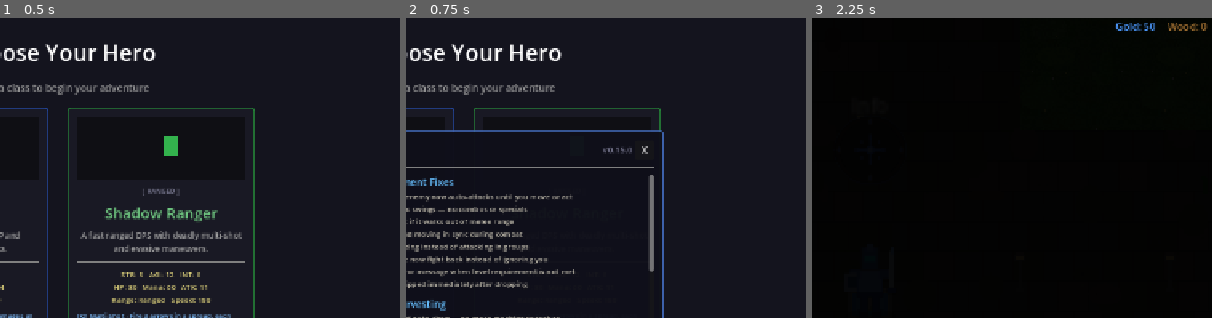
Above: before the commit, frames 1-3 (left to right).
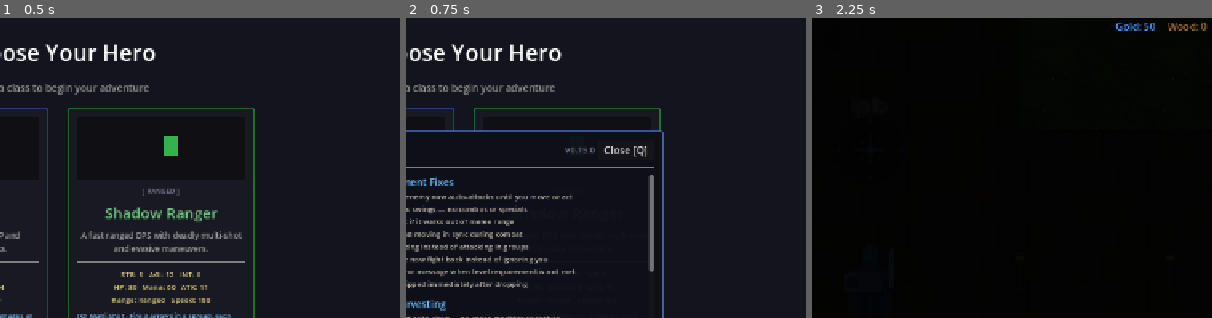
Above: after the commit, the same moments.

Repository: slxny/legends-open-rpg
Game: Godot game, scene res://scenes/main.tscn
Same seed, same stepped clock (60 frames per second), same inputs: the game is played once before the commit and once after it.
Inputs:
- Up to frame 1 (0.5 s): no input
- Up to frame 2 (0.75 s): click "Version Log (v0.14.0)" at 0.5 s
- Up to frame 3 (2.25 s): click "X" (after the commit: "Close [Q]") at 1.25 s; click "SELECT" at 2 s
The pictures show only the part of the screen within x 43-93%, y 0-50%; the shares and areas given below are measured in that part.

Frame 1 is identical in both runs. In frame 2, 0.2% of the frame differs, in the area x 39-61%, y 42-47%; in frame 3, nothing differs.

Commit message:
Show "Close [Q]" on all closeable UI panels
- Shop, Armory, Tavern, Woodworking, Hero Stats, Changelog: changed
  close button text from "X" to "Close [Q]" with wider minimum size
- Inventory: added top bar with "Inventory" title and "Close [Q] or [I]"
  hint label, restructured scene to wrap content in VBox with TopBar

All panels already supported Q (ability_1) and Escape (ui_cancel) to
close — this makes the shortcut discoverable for new players.

https://claude.ai/code/session_0192wnVgSfg3u9teadY9d56a

Diff:
--- a/scenes/ui/armory_dialog.tscn
+++ b/scenes/ui/armory_dialog.tscn
@@ -51,8 +51,8 @@
 
 [node name="CloseButton" type="Button" parent="Panel/MarginContainer/VBox/TopBar"]
 layout_mode = 2
-text = "X"
-custom_minimum_size = Vector2(30, 30)
+text = "Close [Q]"
+custom_minimum_size = Vector2(90, 30)
 
 [node name="Content" type="VBoxContainer" parent="Panel/MarginContainer/VBox"]
 layout_mode = 2
--- a/scenes/ui/changelog_dialog.tscn
+++ b/scenes/ui/changelog_dialog.tscn
@@ -64,8 +64,8 @@
 
 [node name="CloseButton" type="Button" parent="Panel/MarginContainer/VBox/TopBar"]
 layout_mode = 2
-text = "X"
-custom_minimum_size = Vector2(30, 30)
+text = "Close [Q]"
+custom_minimum_size = Vector2(90, 30)
 
 [node name="Separator" type="HSeparator" parent="Panel/MarginContainer/VBox"]
 layout_mode = 2
--- a/scenes/ui/hero_stats_panel.tscn
+++ b/scenes/ui/hero_stats_panel.tscn
@@ -45,8 +45,8 @@
 
 [node name="CloseButton" type="Button" parent="Panel/MarginContainer/VBox/TopBar"]
 layout_mode = 2
-text = "X"
-custom_minimum_size = Vector2(30, 30)
+text = "Close [Q]"
+custom_minimum_size = Vector2(90, 30)
 
 [node name="StatsLabel" type="Label" parent="Panel/MarginContainer/VBox"]
 layout_mode = 2
--- a/scenes/ui/inventory_screen.gd
+++ b/scenes/ui/inventory_screen.gd
@@ -1,9 +1,9 @@
 extends CanvasLayer
 
 @onready var panel: PanelContainer = $Panel
-@onready var equipment_grid: GridContainer = $Panel/MarginContainer/HBox/EquipmentPanel/EquipGrid
-@onready var bag_grid: GridContainer = $Panel/MarginContainer/HBox/BagPanel/BagGrid
-@onready var stats_label: Label = $Panel/MarginContainer/HBox/StatsPanel/StatsLabel
+@onready var equipment_grid: GridContainer = $Panel/MarginContainer/VBox/HBox/EquipmentPanel/EquipGrid
+@onready var bag_grid: GridContainer = $Panel/MarginContainer/VBox/HBox/BagPanel/BagGrid
+@onready var stats_label: Label = $Panel/MarginContainer/VBox/HBox/StatsPanel/StatsLabel
 @onready var item_tooltip: PanelContainer = $ItemTooltip
 @onready var tooltip_label: Label = $ItemTooltip/MarginContainer/TooltipLabel
 
--- a/scenes/ui/inventory_screen.tscn
+++ b/scenes/ui/inventory_screen.tscn
@@ -26,46 +26,69 @@
 theme_override_constants/margin_right = 12
 theme_override_constants/margin_bottom = 12
 
-[node name="HBox" type="HBoxContainer" parent="Panel/MarginContainer"]
+[node name="VBox" type="VBoxContainer" parent="Panel/MarginContainer"]
 layout_mode = 2
-theme_override_constants/separation = 16
+theme_override_constants/separation = 6
 
-[node name="EquipmentPanel" type="VBoxContainer" parent="Panel/MarginContainer/HBox"]
+[node name="TopBar" type="HBoxContainer" parent="Panel/MarginContainer/VBox"]
+layout_mode = 2
+
+[node name="Title" type="Label" parent="Panel/MarginContainer/VBox/TopBar"]
+layout_mode = 2
+text = "Inventory"
+theme_override_font_sizes/font_size = 18
+
+[node name="Spacer" type="Control" parent="Panel/MarginContainer/VBox/TopBar"]
 layout_mode = 2
 size_flags_horizontal = 3
 
-[node name="Title" type="Label" parent="Panel/MarginContainer/HBox/EquipmentPanel"]
+[node name="CloseHint" type="Label" parent="Panel/MarginContainer/VBox/TopBar"]
+layout_mode = 2
+text = "Close [Q] or [I]"
+theme_override_font_sizes/font_size = 13
+theme_override_colors/font_color = Color(0.6, 0.6, 0.6, 1)
+
+[node name="HBox" type="HBoxContainer" parent="Panel/MarginContainer/VBox"]
+layout_mode = 2
+size_flags_vertical = 3
+theme_override_constants/separation = 16
+
+[node name="EquipmentPanel" type="VBoxContainer" parent="Panel/MarginContainer/VBox/HBox"]
+layout_mode = 2
+size_flags_horizontal = 3
+
+[node name="Title" type="Label" parent="Panel/MarginContainer/VBox/HBox/EquipmentPanel"]
 layout_mode = 2
 text = "Equipment"
 theme_override_font_sizes/font_size = 16
 
-[node name="EquipGrid" type="GridContainer" parent="Panel/MarginContainer/HBox/EquipmentPanel"]
+[node name="EquipGrid" type="GridContainer" parent="Panel/MarginContainer/VBox/HBox/EquipmentPanel"]
 layout_mode = 2
 columns = 2
 
-[node name="BagPanel" type="VBoxContainer" parent="Panel/MarginContainer/HBox"]
+[node name="BagPanel" type="VBoxContainer" parent="Panel/MarginContainer/VBox/HBox"]
 layout_mode = 2
 size_flags_horizontal = 3
 
-[node name="Title" type="Label" parent="Panel/MarginContainer/HBox/BagPanel"]
+[node name="Title" type="Label" parent="Panel/MarginContainer/VBox/HBox/BagPanel"]
 layout_mode = 2
 text = "Bag"
 theme_override_font_sizes/font_size = 16
 
-[node name="BagGrid" type="GridContainer" parent="Panel/MarginContainer/HBox/BagPanel"]
+[node name="BagGrid" type="GridContainer" parent="Panel/MarginContainer/VBox/HBox/BagPanel"]
 layout_mode = 2
 columns = 4
 
-[node name="StatsPanel" type="VBoxContainer" parent="Panel/MarginContainer/HBox"]
+[node name="StatsPanel" type="VBoxContainer" parent="Panel/MarginContainer/VBox/HBox"]
 layout_mode = 2
 custom_minimum_size = Vector2(130, 0)
 
-[node name="Title" type="Label" parent="Panel/MarginContainer/HBox/StatsPanel"]
+[node name="Title" type="Label" parent="Panel/MarginContainer/VBox/HBox/StatsPanel"]
 layout_mode = 2
 text = "Stats"
 theme_override_font_sizes/font_size = 16
 
-[node name="StatsLabel" type="Label" parent="Panel/MarginContainer/HBox/StatsPanel"]
+[node name="StatsLabel" type="Label" parent="Panel/MarginContainer/VBox/HBox/StatsPanel"]
 layout_mode = 2
 text = "Level: 1"
 theme_override_font_sizes/font_size = 13
--- a/scenes/ui/shop_dialog.tscn
+++ b/scenes/ui/shop_dialog.tscn
@@ -50,8 +50,8 @@
 
 [node name="CloseButton" type="Button" parent="Panel/MarginContainer/VBox/TopBar"]
 layout_mode = 2
-text = "X"
-custom_minimum_size = Vector2(30, 30)
+text = "Close [Q]"
+custom_minimum_size = Vector2(90, 30)
 
 [node name="HBox" type="HBoxContainer" parent="Panel/MarginContainer/VBox"]
 layout_mode = 2
--- a/scenes/ui/tavern_dialog.tscn
+++ b/scenes/ui/tavern_dialog.tscn
@@ -51,8 +51,8 @@
 
 [node name="CloseButton" type="Button" parent="Panel/MarginContainer/VBox/TopBar"]
 layout_mode = 2
-text = "X"
-custom_minimum_size = Vector2(30, 30)
+text = "Close [Q]"
+custom_minimum_size = Vector2(90, 30)
 
 [node name="Content" type="VBoxContainer" parent="Panel/MarginContainer/VBox"]
 layout_mode = 2
--- a/scenes/ui/woodworking_dialog.tscn
+++ b/scenes/ui/woodworking_dialog.tscn
@@ -51,8 +51,8 @@
 
 [node name="CloseButton" type="Button" parent="Panel/MarginContainer/VBox/TopBar"]
 layout_mode = 2
-text = "X"
-custom_minimum_size = Vector2(30, 30)
+text = "Close [Q]"
+custom_minimum_size = Vector2(90, 30)
 
 [node name="Content" type="VBoxContainer" parent="Panel/MarginContainer/VBox"]
 layout_mode = 2
